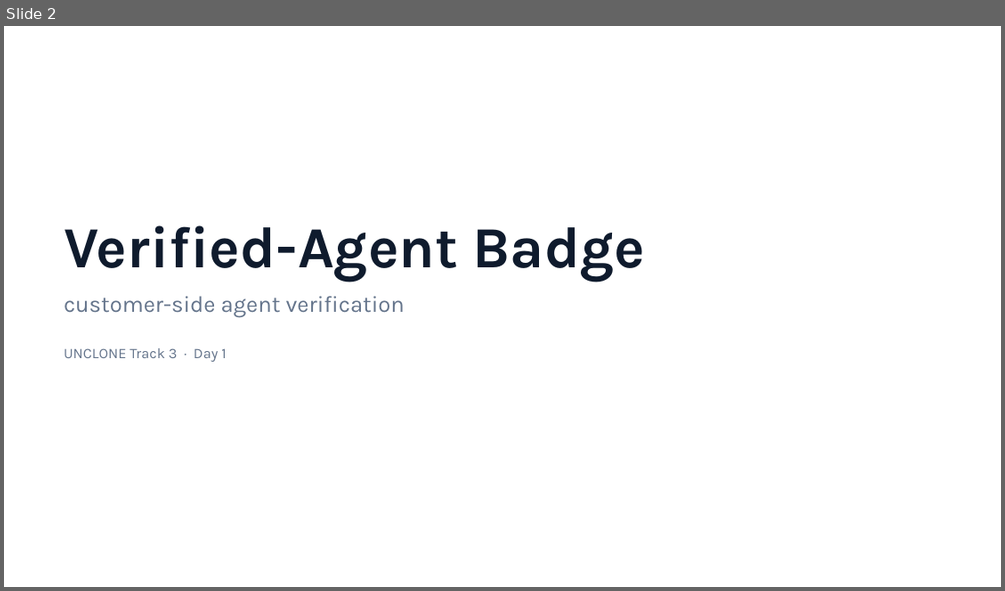
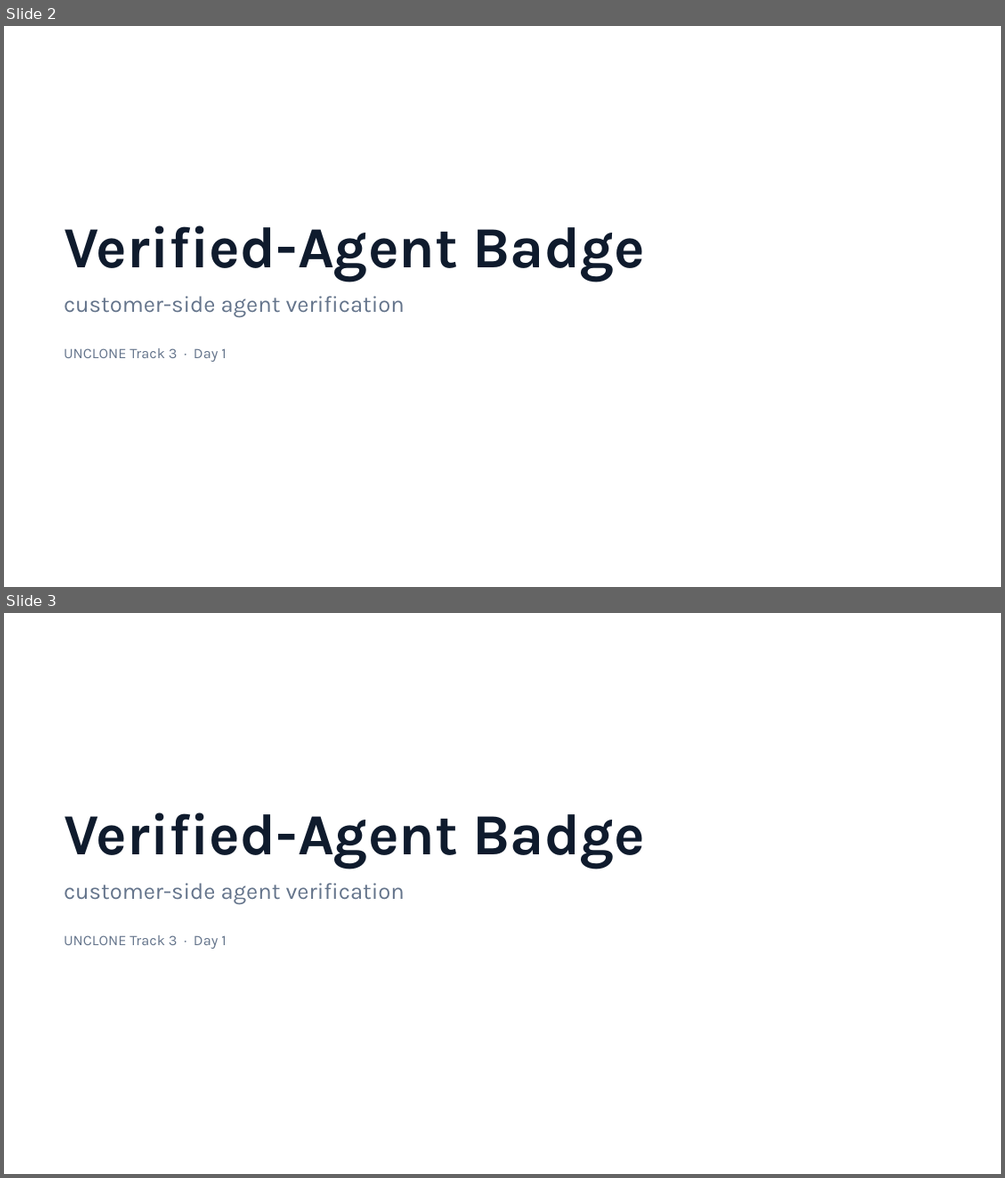
Before and after one commit to Lion4467cat/verified-agent-badge, a slide deck: Team-39-Gokula-verified-agent-badge.pptx. Shown one above the other, each under a label of ours: slide 2 before the commit, slides 2 and 3 after it. The pictures are 1005x591 and 1005x1178 pixels, drawn with LibreOffice and Linux fonts; fonts in the diff are those of the drawing. Boxes give left, top, right and bottom in pixels: in the first picture for what was removed or moved away, otherwise in the second. Text is boxed around its words. In the diff, an @@ line names an element or a change of style, - is before the commit and + after.

```diff
--- a/Team-39-Gokula-verified-agent-badge.pptx
+++ b/Team-39-Gokula-verified-agent-badge.pptx
@@ slide 3 added at <box>4,613,1001,1174</box>, background #FFFFFF @@
@@ text added at <box>64,812,645,949</box>, 22 pt, text #64748B @@
+Verified-Agent Badge
+customer-side agent verification
+UNCLONE Track 3 · Day 1
```
Also in this commit, not shown: 12 other slides changed, 27 other files.
